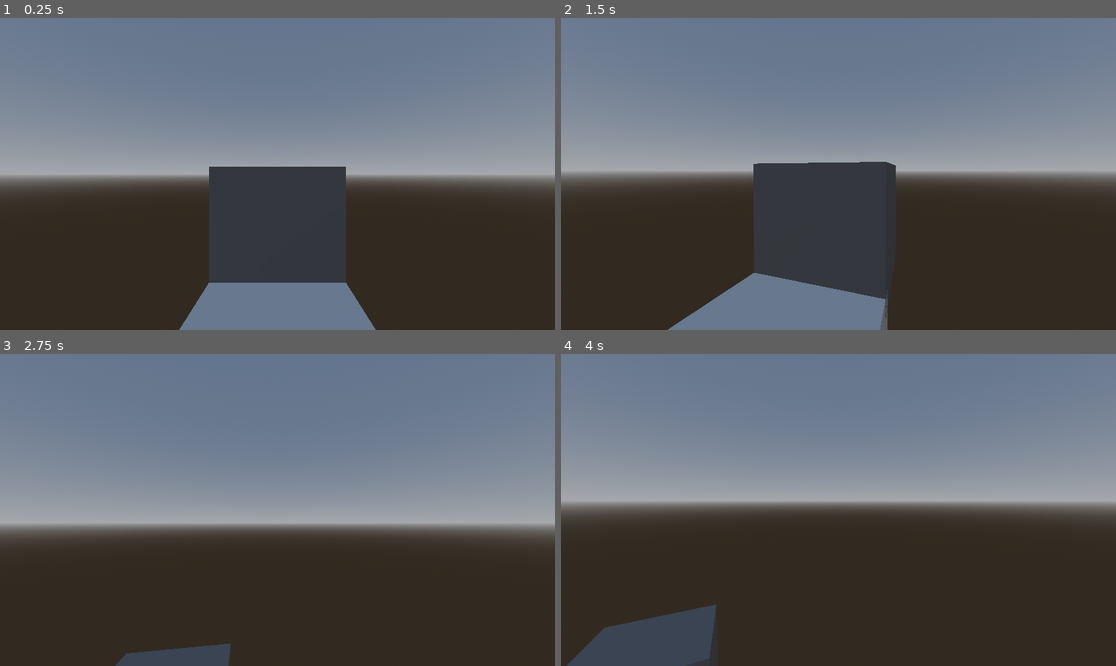
Above: before the commit, frames 1-4 (two rows, left to right).
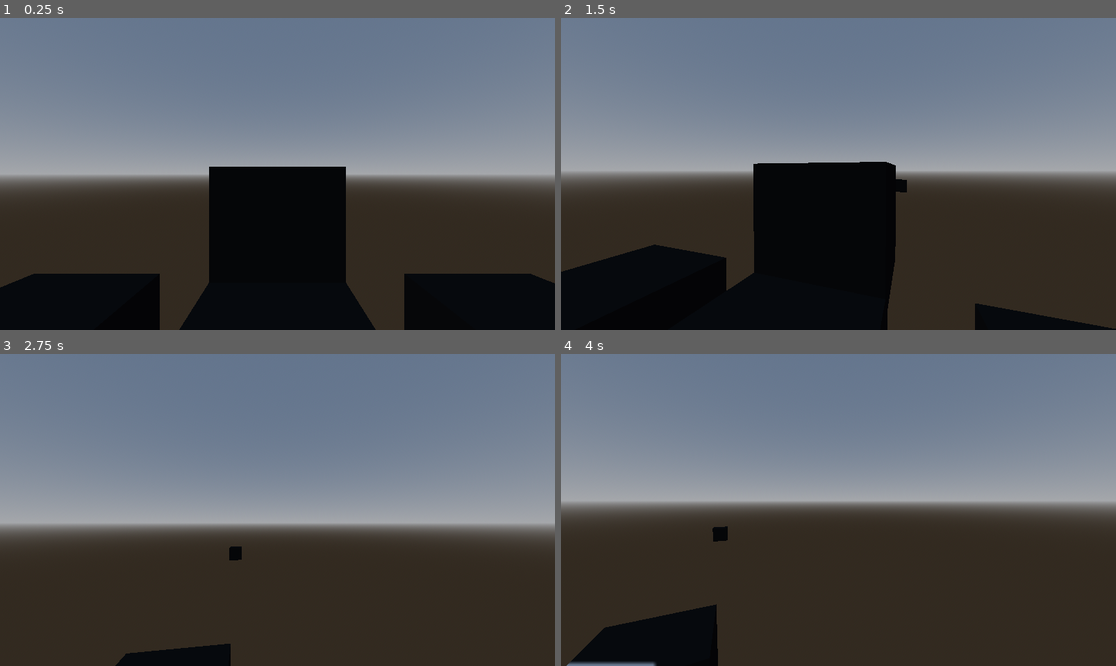
Above: after the commit, the same moments.

Repository: sphynx-owner/WorldPainter
Game: Godot game, scene res://camera_script.tscn
Same seed, same stepped clock (60 frames per second), same inputs: the game is played once before the commit and once after it. The project has no main scene, so this scene is started directly.
Inputs (mouse positions are in pixels of both pictures, inside the frame that each line leads up to):
- Up to frame 1 (0.25 s): no input
- Up to frame 2 (1.5 s): tap Enter at 0.5 s; move the mouse to (866, 174) at 0.52 s; tap A (A) at 0.6 s; tap D (D) at 0.8, 1.35 s; tap Space at 1.25 s; move the mouse to (810, 174) at 1.27 s
- Up to frame 3 (2.75 s): tap E (E) at 1.55, 2.1 s; tap Enter at 2 s; move the mouse to (288, 503) at 2.02 s; click (288, 503) at 2.3 s
- Up to frame 4 (4 s): tap Space at 2.75 s; move the mouse to (832, 516) at 2.77 s; click (832, 516) at 2.85 s; tap S (S) at 3.05, 3.6 s; tap Enter at 3.5 s; move the mouse to (877, 513) at 3.52 s; tap W (W) at 3.8 s

The runs differ from the first frame. In frame 1, 24% of the frame differs, in the area x 0-100%, y 47-100%; in frame 2, 23%; in frame 3, 1.2%; in frame 4, 3.7%.
Error before the commit: Invalid access to property or key 'material' on a base object of type 'MeshInstance3D'. (res://world_painter.gd:8)

Commit message:
more work on world painter

Diff:
--- a/camera_script.tscn
+++ b/camera_script.tscn
@@ -6,15 +6,60 @@
 
 [sub_resource type="BoxMesh" id="BoxMesh_8xnkm"]
 
+[sub_resource type="ShaderMaterial" id="ShaderMaterial_bgw1i"]
+resource_local_to_scene = true
+render_priority = 0
+shader = ExtResource("1_3y42g")
+shader_parameter/map_size = null
+shader_parameter/map_extents = null
+
 [sub_resource type="ConcavePolygonShape3D" id="ConcavePolygonShape3D_ujjs2"]
 data = PackedVector3Array(-0.5, 0.5, 0.5, 0.5, 0.5, 0.5, -0.5, -0.5, 0.5, 0.5, 0.5, 0.5, 0.5, -0.5, 0.5, -0.5, -0.5, 0. …(500 unchanged characters)…
 
-[sub_resource type="ShaderMaterial" id="ShaderMaterial_ie3cn"]
+[sub_resource type="ShaderMaterial" id="ShaderMaterial_qe5le"]
+resource_local_to_scene = true
 render_priority = 0
 shader = ExtResource("1_3y42g")
+shader_parameter/map_size = null
+shader_parameter/map_extents = null
 
 [sub_resource type="ConcavePolygonShape3D" id="ConcavePolygonShape3D_pnw0f"]
 data = PackedVector3Array(-0.5, 0.5, 0.5, 0.5, 0.5, 0.5, -0.5, -0.5, 0.5, 0.5, 0.5, 0.5, 0.5, -0.5, 0.5, -0.5, -0.5, 0. …(500 unchanged characters)…
+
+[sub_resource type="ShaderMaterial" id="ShaderMaterial_tyc0d"]
+resource_local_to_scene = true
+render_priority = 0
+shader = ExtResource("1_3y42g")
+shader_parameter/map_size = null
+shader_parameter/map_extents = null
+
+[sub_resource type="ShaderMaterial" id="ShaderMaterial_3log1"]
+resource_local_to_scene = true
+render_priority = 0
+shader = ExtResource("1_3y42g")
+shader_parameter/map_size = null
+shader_parameter/map_extents = null
+
+[sub_resource type="ShaderMaterial" id="ShaderMaterial_426k7"]
+resource_local_to_scene = true
+render_priority = 0
+shader = ExtResource("1_3y42g")
+shader_parameter/map_size = null
+shader_parameter/map_extents = null
+
+[sub_resource type="ShaderMaterial" id="ShaderMaterial_b286m"]
+resource_local_to_scene = true
+render_priority = 0
+shader = ExtResource("1_3y42g")
+shader_parameter/map_size = null
+shader_parameter/map_extents = null
+
+[sub_resource type="ShaderMaterial" id="ShaderMaterial_3gikc"]
+resource_local_to_scene = true
+render_priority = 0
+shader = ExtResource("1_3y42g")
+shader_parameter/map_size = null
+shader_parameter/map_extents = null
 
 [sub_resource type="ProceduralSkyMaterial" id="ProceduralSkyMaterial_q32dd"]
 
@@ -29,6 +74,7 @@
 
 [node name="MeshInstance3D" type="MeshInstance3D" parent="." groups=["paintable_element"]]
 mesh = SubResource("BoxMesh_8xnkm")
+surface_material_override/0 = SubResource("ShaderMaterial_bgw1i")
 
 [node name="StaticBody3D" type="StaticBody3D" parent="MeshInstance3D"]
 
@@ -38,11 +84,61 @@
 [node name="MeshInstance3D2" type="MeshInstance3D" parent="." groups=["paintable_element"]]
 transform = Transform3D(1, 0, 0, 0, 1, 0, 0, 0, 1, 0, -0.845324, 0.863546)
 mesh = SubResource("BoxMesh_8xnkm")
-surface_material_override/0 = SubResource("ShaderMaterial_ie3cn")
+surface_material_override/0 = SubResource("ShaderMaterial_qe5le")
 
 [node name="StaticBody3D" type="StaticBody3D" parent="MeshInstance3D2"]
 
 [node name="CollisionShape3D" type="CollisionShape3D" parent="MeshInstance3D2/StaticBody3D"]
+shape = SubResource("ConcavePolygonShape3D_pnw0f")
+
+[node name="MeshInstance3D7" type="MeshInstance3D" parent="." groups=["paintable_element"]]
+transform = Transform3D(1, 0, 0, 0, 1, 0, 0, 0, 1, 0, -0.845324, -16.3545)
+mesh = SubResource("BoxMesh_8xnkm")
+surface_material_override/0 = SubResource("ShaderMaterial_tyc0d")
+
+[node name="StaticBody3D" type="StaticBody3D" parent="MeshInstance3D7"]
+
+[node name="CollisionShape3D" type="CollisionShape3D" parent="MeshInstance3D7/StaticBody3D"]
+shape = SubResource("ConcavePolygonShape3D_pnw0f")
+
+[node name="MeshInstance3D3" type="MeshInstance3D" parent="." groups=["paintable_element"]]
+transform = Transform3D(1, 0, 0, 0, 1, 0, 0, 0, 1, 1.50965, -0.845324, 0.863546)
+mesh = SubResource("BoxMesh_8xnkm")
+surface_material_override/0 = SubResource("ShaderMaterial_3log1")
+
+[node name="StaticBody3D" type="StaticBody3D" parent="MeshInstance3D3"]
+
+[node name="CollisionShape3D" type="CollisionShape3D" parent="MeshInstance3D3/StaticBody3D"]
+shape = SubResource("ConcavePolygonShape3D_pnw0f")
+
+[node name="MeshInstance3D4" type="MeshInstance3D" parent="." groups=["paintable_element"]]
+transform = Transform3D(1, 0, 0, 0, 1, 0, 0, 0, 1, -1.4364, -0.845324, 0.863546)
+mesh = SubResource("BoxMesh_8xnkm")
+surface_material_override/0 = SubResource("ShaderMaterial_426k7")
+
+[node name="StaticBody3D" type="StaticBody3D" parent="MeshInstance3D4"]
+
+[node name="CollisionShape3D" type="CollisionShape3D" parent="MeshInstance3D4/StaticBody3D"]
+shape = SubResource("ConcavePolygonShape3D_pnw0f")
+
+[node name="MeshInstance3D5" type="MeshInstance3D" parent="." groups=["paintable_element"]]
+transform = Transform3D(1, 0, 0, 0, 1, 0, 0, 0, 1, -1.4364, -0.845324, 2.06138)
+mesh = SubResource("BoxMesh_8xnkm")
+surface_material_override/0 = SubResource("ShaderMaterial_b286m")
+
+[node name="StaticBody3D" type="StaticBody3D" parent="MeshInstance3D5"]
+
+[node name="CollisionShape3D" type="CollisionShape3D" parent="MeshInstance3D5/StaticBody3D"]
+shape = SubResource("ConcavePolygonShape3D_pnw0f")
+
+[node name="MeshInstance3D6" type="MeshInstance3D" parent="." groups=["paintable_element"]]
+transform = Transform3D(1, 0, 0, 0, 1, 0, 0, 0, 1, 2.25821, -0.845324, 2.06138)
+mesh = SubResource("BoxMesh_8xnkm")
+surface_material_override/0 = SubResource("ShaderMaterial_3gikc")
+
+[node name="StaticBody3D" type="StaticBody3D" parent="MeshInstance3D6"]
+
+[node name="CollisionShape3D" type="CollisionShape3D" parent="MeshInstance3D6/StaticBody3D"]
 shape = SubResource("ConcavePolygonShape3D_pnw0f")
 
 [node name="Camera3D" type="Camera3D" parent="." node_paths=PackedStringArray("world_painter", "raycast")]
--- a/paintable_element.gdshader
+++ b/paintable_element.gdshader
@@ -2,9 +2,17 @@
 
 uniform sampler3D world_paint_texture;
 
+uniform ivec3 map_size;
+
+uniform vec3 map_extents;
+
 void fragment() {
-	vec4 world_position = INV_VIEW_MATRIX * INV_PROJECTION_MATRIX * vec4(SCREEN_UV * 2. - 1., FRAGCOORD.z, 1.0);
+	vec4 world_position = INV_VIEW_MATRIX * INV_PROJECTION_MATRIX * vec4(SCREEN_UV * 2. - 1., FRAGCOORD.z, 1.);
 	world_position.xyz /= world_position.w;
+
+	vec3 truncated_world_position = vec3((world_position.xyz + vec3(map_extents) / 2.) * vec3(map_size) / map_extents);
+
+	ALBEDO = vec3(texture(world_paint_texture, truncated_world_position).x);
 }
 
 //void light() {
--- a/world_painter.gd
+++ b/world_painter.gd
@@ -1,11 +1,35 @@
 extends Node
 class_name WorldPainter
 
-@onready var texture_3D : Texture3D
+@export var map_size : Vector3i = Vector3i(50, 50, 50)
+
+@export var map_extents : Vector3 = Vector3(5, 5, 5)
+
+@export var brush_radius : float = 10
+
+@onready var images : Array[Image] = []
+
+@onready var image_3D : ImageTexture3D = ImageTexture3D.new()
 
 func _ready():
 	for paintable in get_tree().get_nodes_in_group("paintable_element"):
-		paintable.material.set_shader_parameter("world_paint_texture", texture_3D)
+		paintable.get_surface_override_material(0).set_shader_parameter("world_paint_texture", image_3D)
+		paintable.get_surface_override_material(0).set_shader_parameter("map_size", map_size)
+		paintable.get_surface_override_material(0).set_shader_parameter("map_extents", map_extents)
 
-func paint(position : Vector3):
-	print(position)
+	for index in map_size.z:
+		images.append(Image.create(map_size.x, map_size.y, false, Image.FORMAT_RF))
+
+	image_3D.create(Image.FORMAT_RF, map_size.x, map_size.y, map_size.z, false, images)
+
+func paint(in_position : Vector3):
+	print(in_position)
+	var position : Vector3i
+	var truncated_position : Vector3i = Vector3i((in_position + map_extents / 2) * Vector3(map_size) / map_extents)
+	for i in brush_radius * 2:
+		for j in brush_radius * 2:
+			for k in brush_radius * 2:
+				position = truncated_position + Vector3i(i - brush_radius, j - brush_radius, k - brush_radius)
+				images[k].set_pixelv(Vector2i(i, j), Color(1, 1, 1, 1))
+
+	image_3D.update(images)
Not shown: 1 places in camera_script.tscn that only renumber resources
